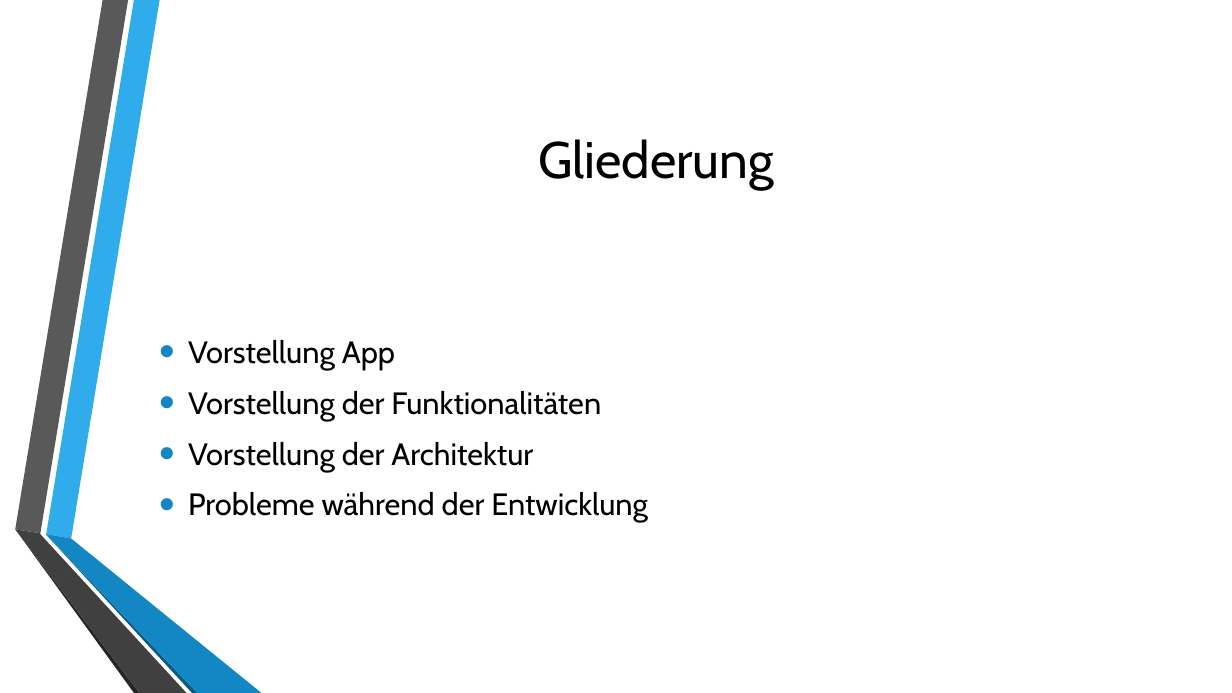
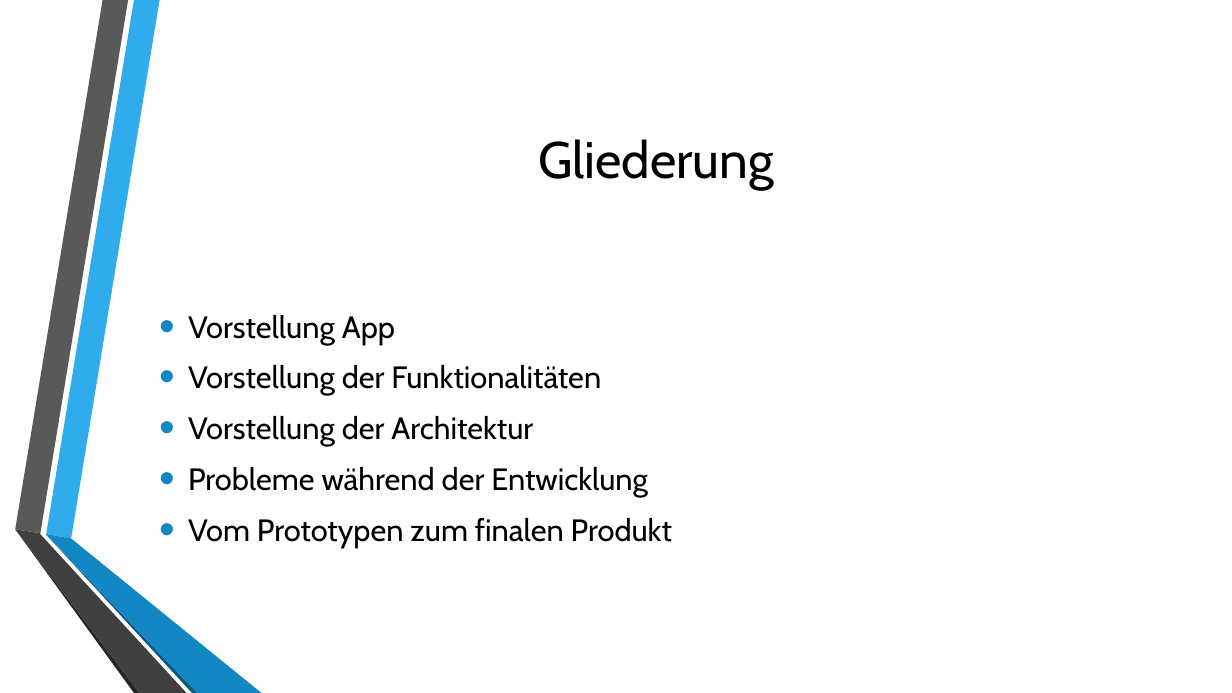
Before and after one commit to electr0Nik/lecture_iot, a slide deck: slide 4 of docs/images/poster&präse/20161124_Präsentation.pptx. Drawn at 1232x693 pixels with LibreOffice and Linux fonts; fonts in the diff are those of the drawing; background and template pictures are left out. Boxes give left, top, right and bottom in pixels: in the first picture for what was removed or moved away, otherwise in the second. Text is boxed around its words. In the diff, an @@ line names an element or a change of style, - is before the commit and + after.

```diff
--- a/docs/images/poster&präse/20161124_Präsentation.pptx
+++ b/docs/images/poster&präse/20161124_Präsentation.pptx
@@ text at [188, 518, 672, 548]: paragraph added @@
+• Vom Prototypen zum finalen Produkt
```
Also in this commit, not shown: 2 other slides changed, 1 other file.
